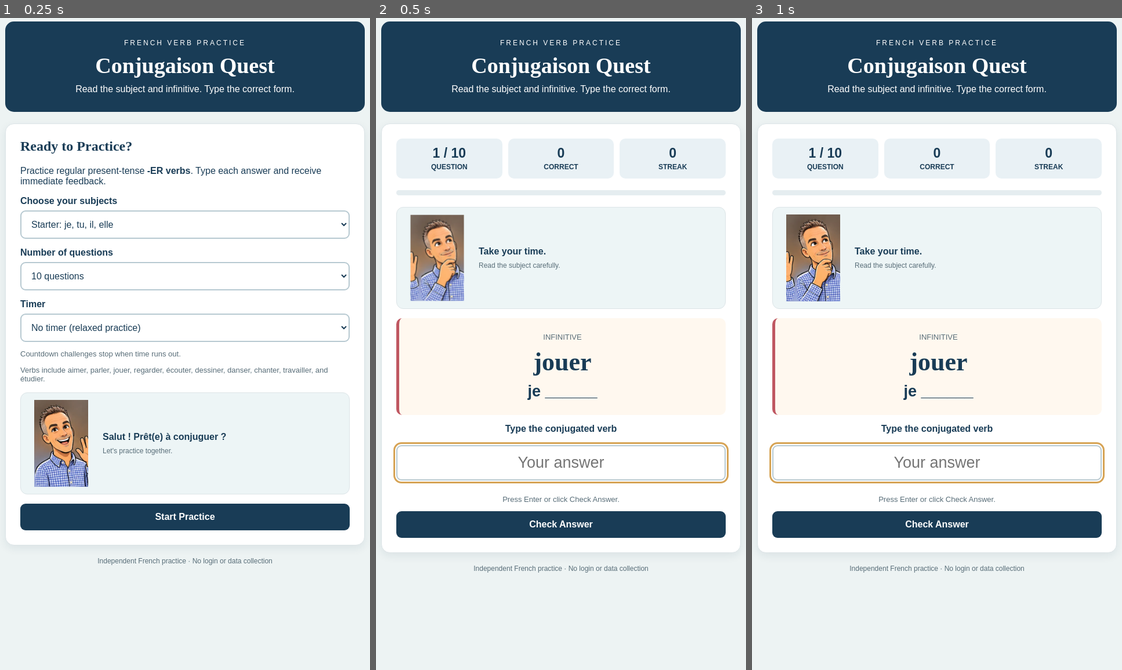
Above: before the commit, frames 1-3 (left to right).
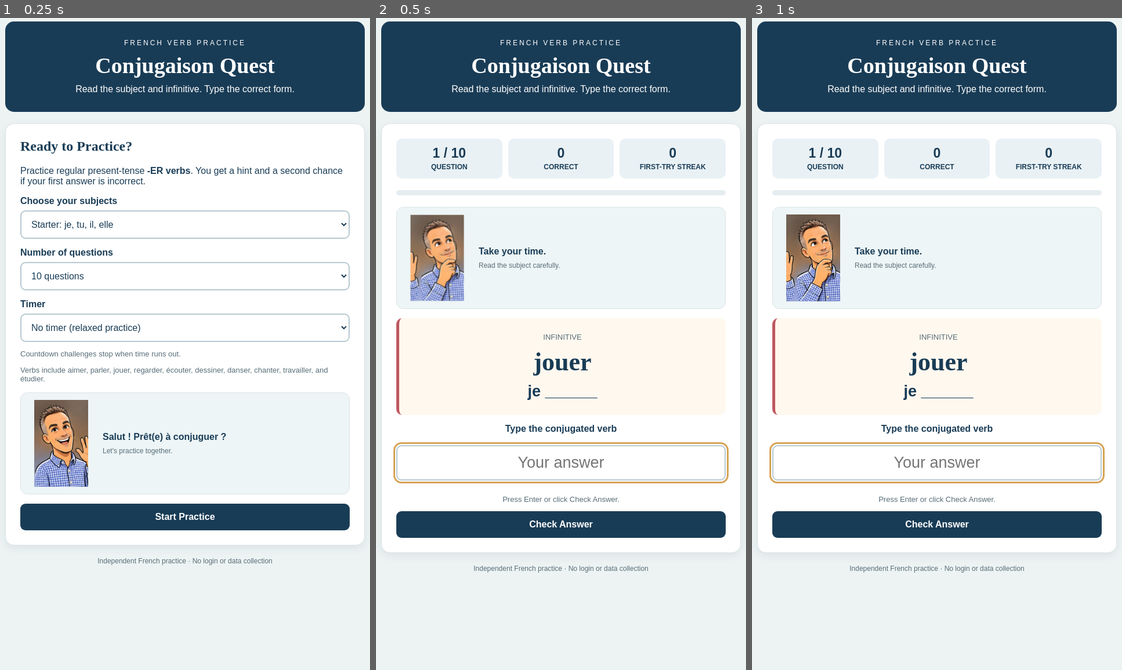
Above: after the commit, the same moments.

Repository: MonsieurAlves/french-conjugation-game
Game: browser game, page index.html
Two runs of this game, one before a commit and one after it. Both use one fixed random seed, a clock stepped at 60 frames per second and the inputs below.
Inputs:
- Up to frame 1 (0.25 s): no input
- Up to frame 2 (0.5 s): click "Start Practice" at 0.27 s
- Up to frame 3 (1 s): no input

The runs differ from the first frame. In frame 1, 0.4% of the frame differs, in the area x 5-93%, y 22-26%; in frame 2, 0.1%; in frame 3, 0.1%.

Commit message:
Add hint-based second attempts and first-try/recovery tracking

Diff:
--- a/index.html
+++ b/index.html
@@ -251,7 +251,7 @@
   <p>
     Practice regular present-tense
     <strong>-ER verbs</strong>.
-    Type each answer and receive immediate feedback.
+    You get a hint and a second chance if your first answer is incorrect.
   </p>
 
   <label for="level">Choose your subjects</label>
@@ -313,7 +313,7 @@
     </div>
     <div class="stat">
       <strong id="streak">0</strong>
-      <span>STREAK</span>
+      <span>FIRST-TRY STREAK</span>
     </div>
   </div>
 
@@ -384,6 +384,7 @@
   <h2>Practice Complete!</h2>
   <p id="results" style="font-size:29px;font-weight:bold;"></p>
   <p id="message"></p>
+  <p id="attemptResults" class="small"></p>
   <p id="timeResults" class="small"></p>
   <div id="avatarEnd" class="avatar-reaction">
     <img id="avatarEndImage" src="assets/complete.webp" alt="" onerror="this.style.display='none'">
@@ -430,6 +431,10 @@
 let score = 0;
 let streak = 0;
 let answered = false;
+let attempts = 0;
+let firstTryCorrect = 0;
+let recovered = 0;
+let missed = 0;
 const avatarLines = {
   thinking: ["Take your time.", "Look carefully at the subject.", "You know the pattern!"],
   correct: ["Bravo ! Bien joué !", "Excellent !", "Très bien !"],
@@ -546,6 +551,9 @@
   index = 0;
   score = 0;
   streak = 0;
+  firstTryCorrect = 0;
+  recovered = 0;
+  missed = 0;
   showScreen("game");
   showQuestion();
   startTimer();
@@ -553,6 +561,7 @@
 
 function showQuestion() {
   answered = false;
+  attempts = 0;
 
   const q = questions[index];
 
@@ -573,6 +582,7 @@
   $("answer").disabled = false;
 
   $("check").classList.remove("hidden");
+  $("check").textContent = "Check Answer";
   $("next").classList.add("hidden");
   $("feedback").className = "feedback hidden";
   $("feedback").textContent = "";
@@ -592,55 +602,78 @@
   const typed = $("answer").value.trim();
   if (!typed) return;
 
-  answered = true;
+  attempts++;
 
   const q = questions[index];
   const correct =
     normalize(typed) === normalize(q.answer);
 
+  const feedback = $("feedback");
+  if (!correct && attempts === 1) {
+    // First miss: give a targeted hint without revealing the answer.
+    streak = 0;
+    $("streak").textContent = streak;
+    setAvatar("incorrect", "Try once more. You can do this!");
+    feedback.className = "feedback incorrect";
+    const heading = document.createElement("strong");
+    heading.textContent = "Not quite. Try again!";
+    const hint = document.createElement("p");
+    const endings = {
+      je: "-e", tu: "-es", il: "-e", elle: "-e",
+      nous: "-ons", vous: "-ez", ils: "-ent", elles: "-ent"
+    };
+    hint.textContent = "Hint: " + q.pronoun + " takes the ending " +
+      endings[q.pronoun] + ". Remove -er from the infinitive, then add the ending.";
+    feedback.replaceChildren(heading, hint);
+    $("answer").value = "";
+    $("answer").focus();
+    $("check").textContent = "Check Second Attempt";
+    return;
+  }
+
+  answered = true;
   if (correct) {
     score++;
-    streak++;
+    if (attempts === 1) {
+      firstTryCorrect++;
+      streak++;
+    } else {
+      recovered++;
+      // A recovery is valuable, but doesn't restore a first-try streak.
+      streak = 0;
+    }
   } else {
+    missed++;
     streak = 0;
   }
 
   $("score").textContent = score;
   $("streak").textContent = streak;
   if (correct) {
-    setAvatar([3, 5, 7, 10, 15, 20, 25, 30].includes(streak) ? "streak" : "correct",
-      streak >= 3 ? streak + " correct in a row!" : "Keep practicing!");
+    setAvatar(attempts === 1 && [3, 5, 7, 10, 15, 20, 25, 30].includes(streak)
+      ? "streak" : "correct",
+      attempts === 2 ? "You found it on your second try!" :
+      streak >= 3 ? streak + " first-try answers in a row!" : "Keep practicing!");
   } else {
-    setAvatar("incorrect", "The explanation below shows the correct form.");
-  }
-
-  const feedback = $("feedback");
-
-  feedback.className =
-    "feedback " + (correct ? "correct" : "incorrect");
-
+    setAvatar("incorrect", "You made two attempts. Review the explanation below.");
+  }
+
+  feedback.className = "feedback " + (correct ? "correct" : "incorrect");
   const heading = document.createElement("strong");
   heading.textContent = correct
-    ? "Correct!"
-    : "Not quite!";
-
+    ? (attempts === 2 ? "Nice recovery!" : "Correct!")
+    : "Good effort! Here's the pattern.";
   const explanation = document.createElement("p");
-  explanation.textContent =
-    q.pronoun + " + " + q.verb +
+  explanation.textContent = q.pronoun + " + " + q.verb +
     " → " + q.pronoun + " " + q.answer +
     " (ending: -" + q.ending + ")";
-
   feedback.replaceChildren(heading, explanation);
 
   $("answer").disabled = true;
   $("check").classList.add("hidden");
   $("next").classList.remove("hidden");
-
-  $("next").textContent =
-    index === questions.length - 1
-    ? "See Results"
-    : "Next Question";
-
+  $("next").textContent = index === questions.length - 1
+    ? "See Results" : "Next Question";
   $("next").focus();
 }
 
@@ -665,6 +698,8 @@
     (timeExpired ? "Time's up! " : "") + "Time: " + formatTime(elapsedSeconds) +
     " · Questions completed: " + completed + " / " + questions.length;
 
+  $("attemptResults").textContent = "Correct on first try: " + firstTryCorrect +
+    " · Correct after retry: " + recovered + " · Missed after two tries: " + missed;
   const percentage = score / questions.length;
 
   $("message").textContent = timeExpired
